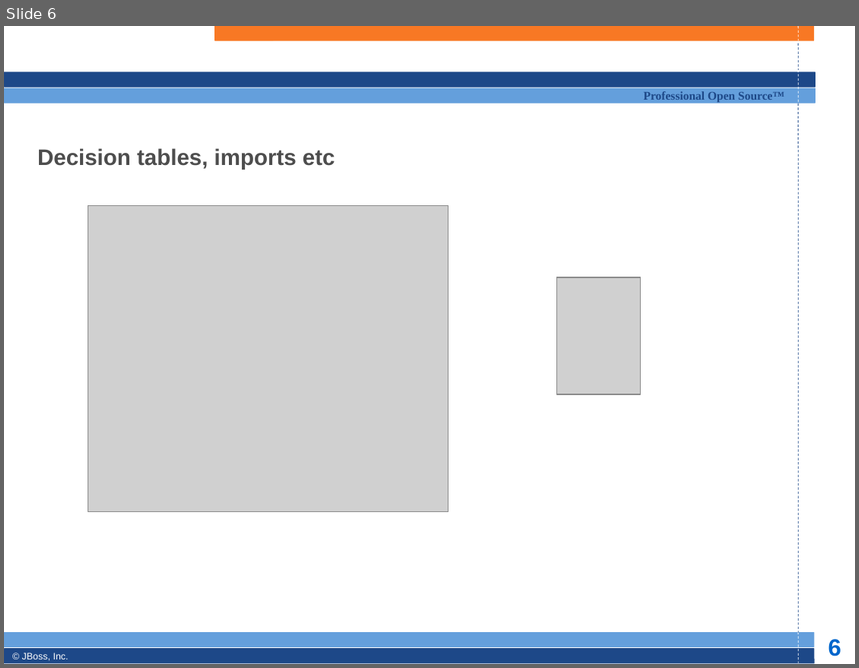
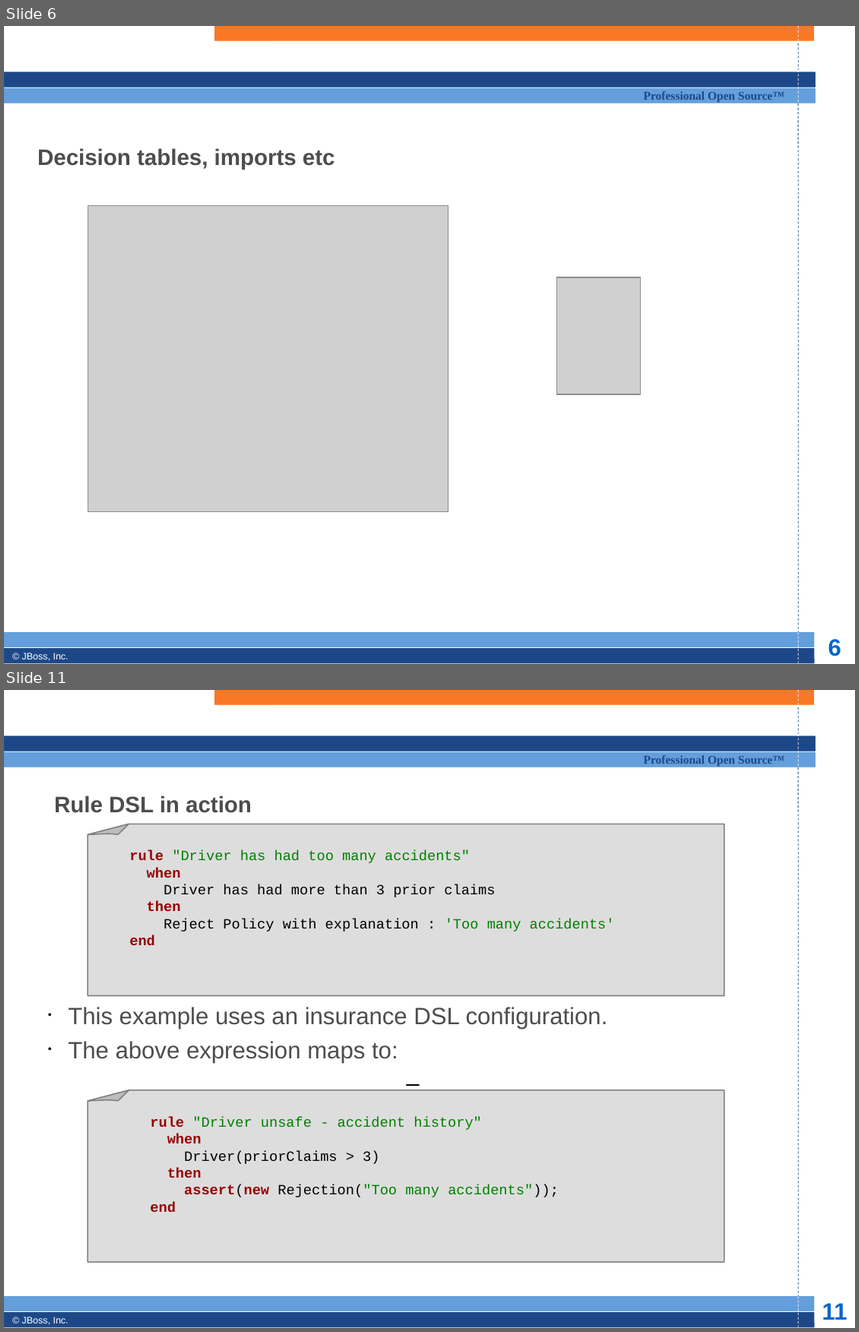
Before and after one commit to bobmcwhirter/drools, a slide deck: documentation/training/developers-course/Module 6 - rule formats.odp. Shown one above the other, each under a label of ours: slide 6 before the commit, slides 6 and 11 after it; the slides between them are not shown. The pictures are 859x668 and 859x1332 pixels, drawn with LibreOffice and Linux fonts; fonts in the diff are those of the drawing; grey boxes stand for pictures; background and template pictures are left out. Boxes give left, top, right and bottom in pixels: in the first picture for what was removed or moved away, otherwise in the second. Text is boxed around its words. In the diff, an @@ line names an element or a change of style, - is before the commit and + after.

```diff
--- a/documentation/training/developers-course/Module 6 - rule formats.odp
+++ b/documentation/training/developers-course/Module 6 - rule formats.odp
@@ slide 11 added at [4,690,855,1328], background #FFFFFF; not listed: 13 template elements that a slide beside it also shows @@
@@ title added at [54,796,252,813], 19 pt, text #4D4D4D, bold @@
+Rule DSL in action
@@ freeform shape added at [88,824,724,996], fill #DDDDDD, outline #808080 0.99 pt @@
@@ freeform shape added at [88,824,129,834], fill #BDBDBD, outline #808080 0.99 pt @@
@@ text added at [129,850,615,945], 12 pt, text #000000 @@
+rule "Driver has had too many accidents"
+when
+Driver has had more than 3 prior claims
+then
+Reject Policy with explanation : 'Too many accidents'
+end
@@ text added at [68,1007,608,1063], 20 pt, text #4D4D4D @@
+  • This example uses an insurance DSL configuration.
+  • The above expression maps to:
@@ freeform shape added at [88,1090,724,1262], fill #DDDDDD, outline #808080 0.99 pt @@
@@ freeform shape added at [88,1090,129,1100], fill #BDBDBD, outline #808080 0.99 pt @@
@@ text added at [150,1117,559,1212], 12 pt, text #008000 @@
+rule "Driver unsafe - accident history"
+when
+Driver(priorClaims > 3)
+then
+assert(new Rejection("Too many accidents"));
+end
```
Also in this commit, not shown: 7 slides changed, 6 other slides added, 2 other files.
